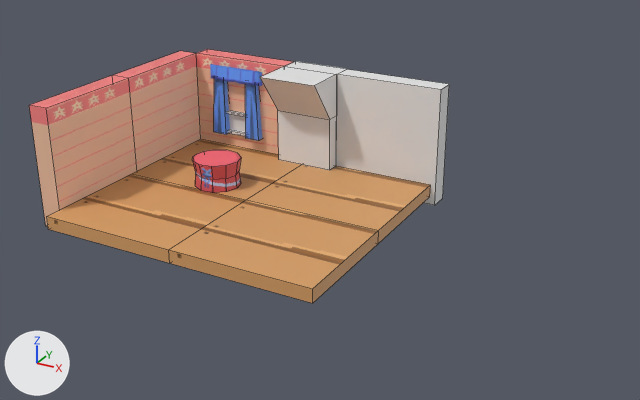
Before and after pictures for a commit that changed the Blender file Assets/Art/Models/Environment/Cafe/cafe_environment_blockout.blend.
Rendered twice from a 50 mm lens placed at (27.2, -36.5, 17.2), pointed at (9.2, -3.8, 0.8). Arrows for +X, +Y and +Z are at lower left; the lights stay in place. Mesh edges are drawn as thin lines on the coarser meshes.

The first picture shows 'curtains', 'curtains.001', 'floor.001', 'floor.002', 'floor.003', 'floor.004', 'table', 'wall_module', 'wall_module.001', 'wall_module.002', 'wall_module.003', 'wall_w_chimney_module.001'.
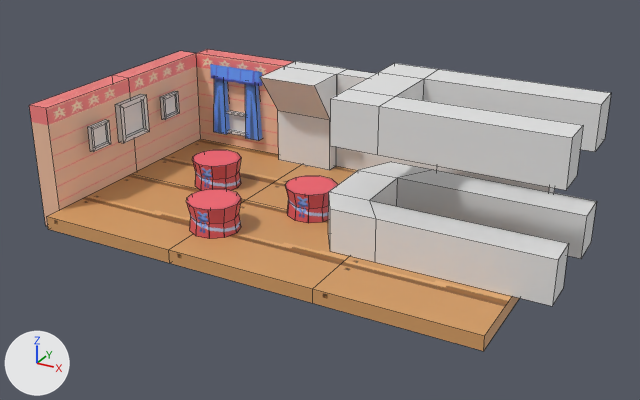
The change, as a diff of the scene's bpy script:
```diff
--- a/Assets/Art/Models/Environment/Cafe/cafe_environment_blockout.blend.py
+++ b/Assets/Art/Models/Environment/Cafe/cafe_environment_blockout.blend.py
@@ img_floor_png_001 @@
+img_floor_png_001 = load_image('floor.png.001', 'floor.png', 128, 128, 'sRGB')
@@ img_tea_table_pixel_texture_002 @@
+img_tea_table_pixel_texture_002 = load_image('tea_table_pixel_texture.002', '_unpacked/tea_table_pixel_texture.png', 256, 256, 'sRGB')
@@ img_tea_table_pixel_texture_001 @@
+img_tea_table_pixel_texture_001 = load_image('tea_table_pixel_texture.001', '_unpacked/tea_table_pixel_texture.png', 256, 256, 'sRGB')
@@ mat_pixel_floor_material_001 @@
+mat_pixel_floor_material_001 = principled_material('pixel_floor_material.001')
+mat_pixel_floor_material_001.texture = img_floor_png_001  # with its transparency
@@ mat_pixel_tea_table_material_002 @@
+mat_pixel_tea_table_material_002 = principled_material('pixel_tea_table_material.002')
+mat_pixel_tea_table_material_002.texture = img_tea_table_pixel_texture_002  # with its transparency
@@ mat_pixel_tea_table_material_001 @@
+mat_pixel_tea_table_material_001 = principled_material('pixel_tea_table_material.001')
+mat_pixel_tea_table_material_001.texture = img_tea_table_pixel_texture_001  # with its transparency
@@ me_cube_011 @@
+me_cube_011.from_pydata(...)  # 48 vertices, 44 faces; spans x -4.67..5.87, y -3.06..3.13, z -3.4..3.4
@@ me_floor_001 @@
+me_floor_001.from_pydata(...)  # a box spanning x -2.84..2.84, y -0.53..0.53, z -3.05..3.05
@@ me_cube_006 @@
+me_cube_006.from_pydata(...)  # a box spanning x -3.55..3.55, y -3.05..3.05, z -0.33..0.33
+me_cube_006.materials.append(mat_pixel_floor_material_001)  # picture img_floor_png_001
@@ me_cube_003 @@
+me_cube_003.from_pydata(...)  # 16 vertices, 14 faces; spans x -0.614..-0.406, y -0.614..0.614, z -0.614..0.614
@@ me_cube @@
+me_cube.from_pydata(...)  # 16 vertices, 14 faces; spans x -1.0..-0.66, y -1.0..1.0, z -1.0..1.0
@@ me_cylinder_002 @@
+me_cylinder_002.from_pydata(...)  # 36 vertices, 25 faces; spans x 0.05..2.5, y -3.07..-0.67, z -0.86..0.55
+me_cylinder_002.materials.append(mat_pixel_tea_table_material_002)  # picture img_tea_table_pixel_texture_002
@@ me_cylinder_001 @@
+me_cylinder_001.from_pydata(...)  # 36 vertices, 25 faces; spans x 0.05..2.5, y -3.07..-0.67, z -0.86..0.55
+me_cylinder_001.materials.append(mat_pixel_tea_table_material_001)  # picture img_tea_table_pixel_texture_001
@@ ob_counter @@
+ob_counter = bpy.data.objects.new('counter', me_cube_011)
+ob_counter.location = (14.9, -3.42, 3.26)
@@ ob_wall_module_004 @@
+ob_wall_module_004 = bpy.data.objects.new('wall_module.004', me_floor_001)
+ob_wall_module_004.location = (15.23, 3.02, 1.83)
@@ ob_floor_005 @@
+ob_floor_005 = bpy.data.objects.new('floor.005', me_cube_006)
+ob_floor_005.location = (15.66, -6.66, -0.47)
@@ ob_picture_on_wall_002 @@
+ob_picture_on_wall_002 = bpy.data.objects.new('picture_on_wall.002', me_cube_003)
+ob_picture_on_wall_002.location = (-1.1, -0.72, 2.85)
@@ ob_picture_on_wall_001 @@
+ob_picture_on_wall_001 = bpy.data.objects.new('picture_on_wall.001', me_cube_003.copy())
+ob_picture_on_wall_001.location = (-1.1, -6.21, 2.85)
@@ ob_picture_on_wall @@
+ob_picture_on_wall = bpy.data.objects.new('picture_on_wall', me_cube)
+ob_picture_on_wall.location = (-1.1, -3.38, 2.85)
@@ ob_table_002 @@
+ob_table_002 = bpy.data.objects.new('table.002', me_cylinder_002)
+ob_table_002.location = (7.24, -1.53, 0.72)
@@ ob_table_001 @@
+ob_table_001 = bpy.data.objects.new('table.001', me_cylinder_001)
+ob_table_001.location = (4.21, -5.05, 0.72)
```

Changed parts and their boxes [x1, y1, x2, y2] in the pictures (640 x 400 px):
'counter', added
    after: [328, 63, 611, 306]
'floor.005', added (orange)
    after: [313, 256, 520, 351]
'table.001', added (red)
    after: [187, 189, 241, 239]
'table.002', added (red)
    after: [285, 176, 338, 223]
'picture_on_wall', added
    after: [115, 94, 149, 143]
'picture_on_wall.001', added
    after: [88, 120, 111, 152]
'wall_module.004', added
    after: [437, 166, 555, 193]
'picture_on_wall.002', added
    after: [160, 91, 179, 120]
'wall_module.003', unchanged, covered by the edit
    before: [336, 69, 449, 205]
    after: [336, 69, 437, 170]
'floor.001', unchanged, covered by the edit
    before: [247, 165, 431, 243]
    after: [247, 165, 358, 209]
